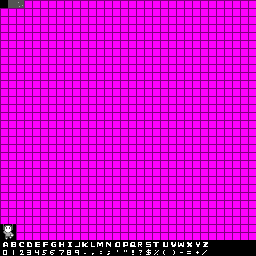
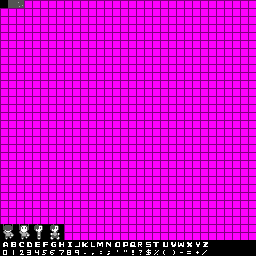
Layered file, before and after one edit (w=256, h=256). Changes by layer:
added layer "Layer 19" above "Layer 18" over [48, 224, 64, 240]
added layer "Layer 18" above "Layer 17" over [5, 224, 48, 240]
added layer "Layer 17" above "Layer 2" over [16, 224, 32, 240]
painted on "Layer 2" over [5, 226, 11, 231]
